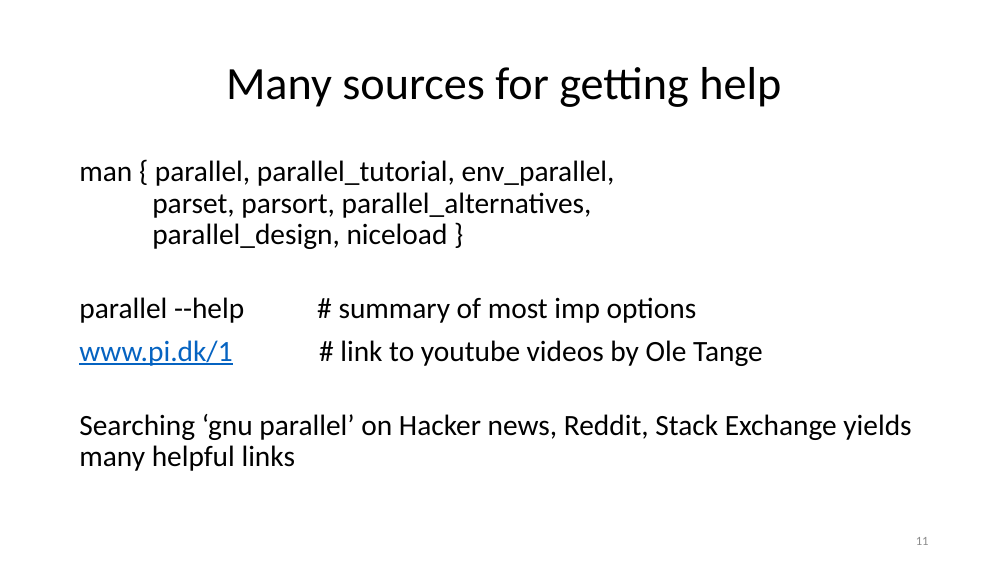
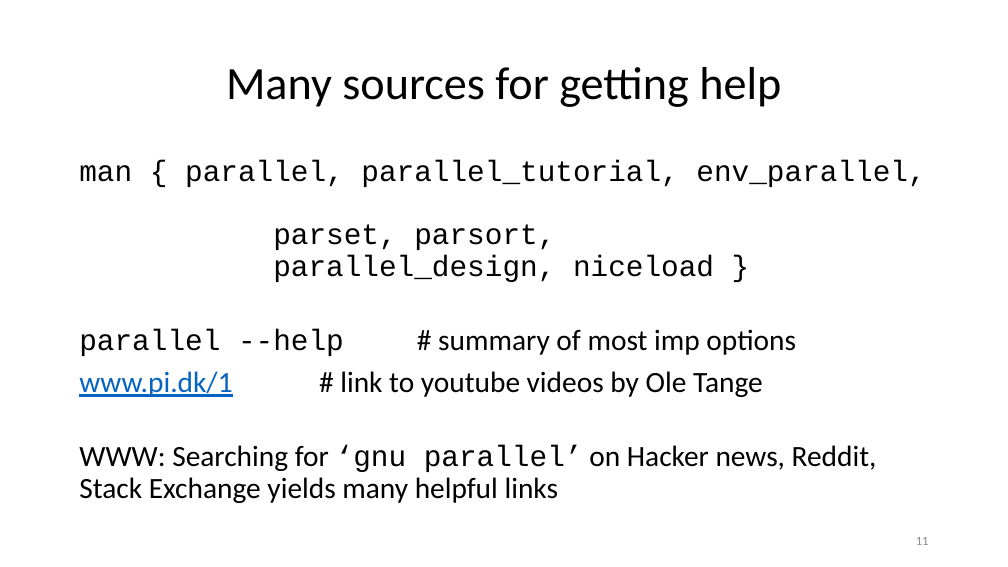
Before and after one commit to ketancmaheshwari/pearc24tut, a slide deck: slide 11 of gnu-parallel-tutorial.pptx. Drawn at 1008x567 pixels with LibreOffice and Linux fonts; fonts in the diff are those of the drawing. Boxes give left, top, right and bottom in pixels: in the first picture for what was removed or moved away, otherwise in the second. Text is boxed around its words. In the diff, an @@ line names an element or a change of style, - is before the commit and + after.

Commit message:
more updates

```diff
--- a/gnu-parallel-tutorial.pptx
+++ b/gnu-parallel-tutorial.pptx
@@ text at bbox=[79, 160, 925, 282]: text changed; font Calibri to Courier New @@
-man { parallel, parallel_tutorial, env_parallel,
-parset, parsort, parallel_alternatives,
-parallel_design, niceload }
+man { parallel, parallel_tutorial, env_parallel,
+parset, parsort,
+parallel_design, niceload }
@@ text at bbox=[79, 329, 796, 356]: font Calibri to Courier New in "parallel --help" @@
@@ text at bbox=[79, 445, 877, 503]: text changed @@
-Searching ‘gnu parallel’ on Hacker news, Reddit, Stack Exchange yields many helpful links
+WWW: Searching for ‘gnu parallel’ on Hacker news, Reddit, Stack Exchange yields many helpful links
```
Also in this commit, not shown: 3 other slides changed, 1 slide added.
